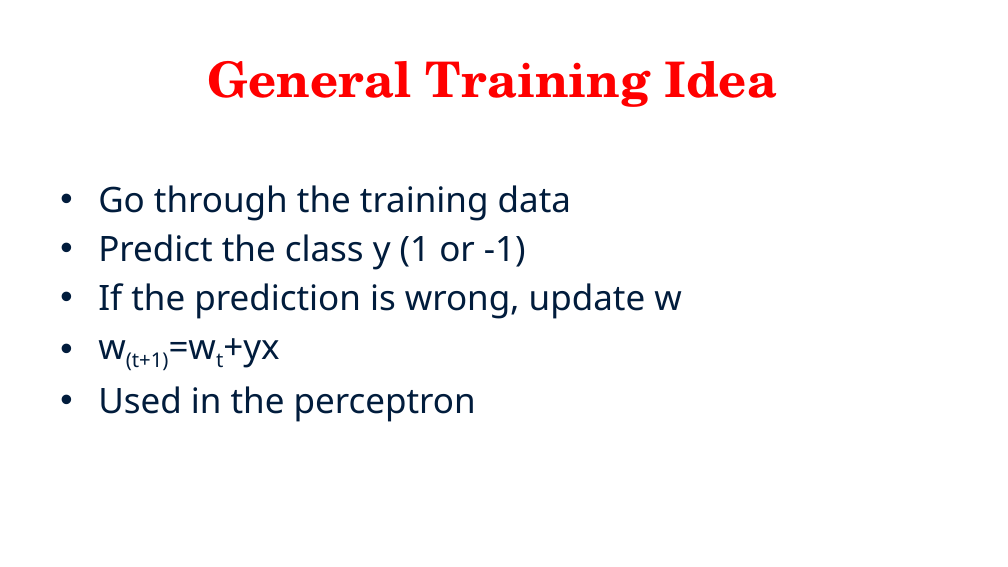
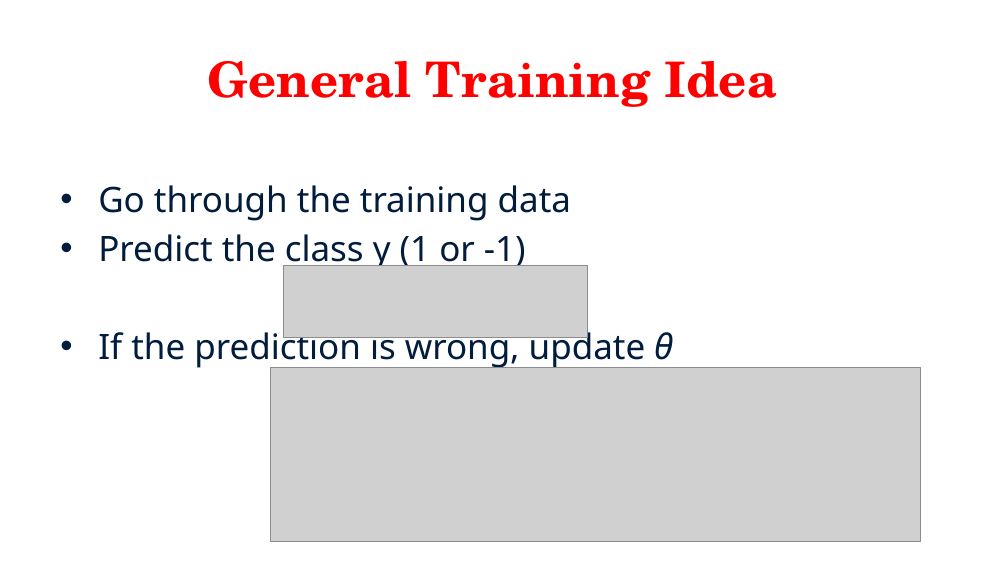
Before and after one commit to fanfeng2015/Natural-Language-Processing, a slide deck: slide 32 of Slides/Lecture 8-1.pptx. Drawn at 1008x567 pixels with LibreOffice and Linux fonts; fonts in the diff are those of the drawing; grey boxes stand for pictures. Boxes give left, top, right and bottom in pixels: in the first picture for what was removed or moved away, otherwise in the second. Text is boxed around its words. In the diff, an @@ line names an element or a change of style, - is before the commit and + after.

```diff
--- a/Slides/Lecture 8-1.pptx
+++ b/Slides/Lecture 8-1.pptx
@@ picture added at (284, 265, 588, 338) @@
@@ text at (98, 326, 673, 369): text changed @@
-• If the prediction is wrong, update w
-• w(t+1)=wt+yx
-• Used in the perceptron
+• If the prediction is wrong, update θ
@@ picture added at (270, 368, 920, 542) @@
```
Also in this commit, not shown: 1 other slide changed, 2 slides added, 24 other files.
